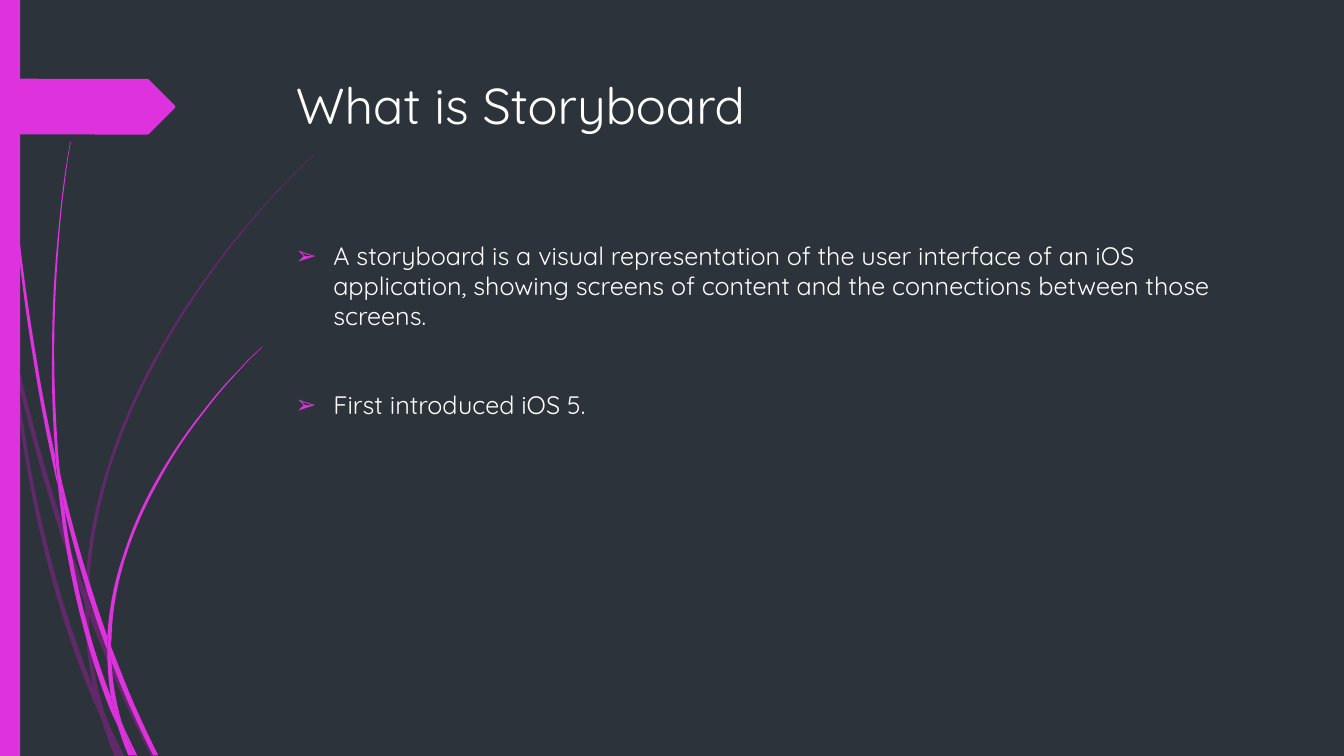
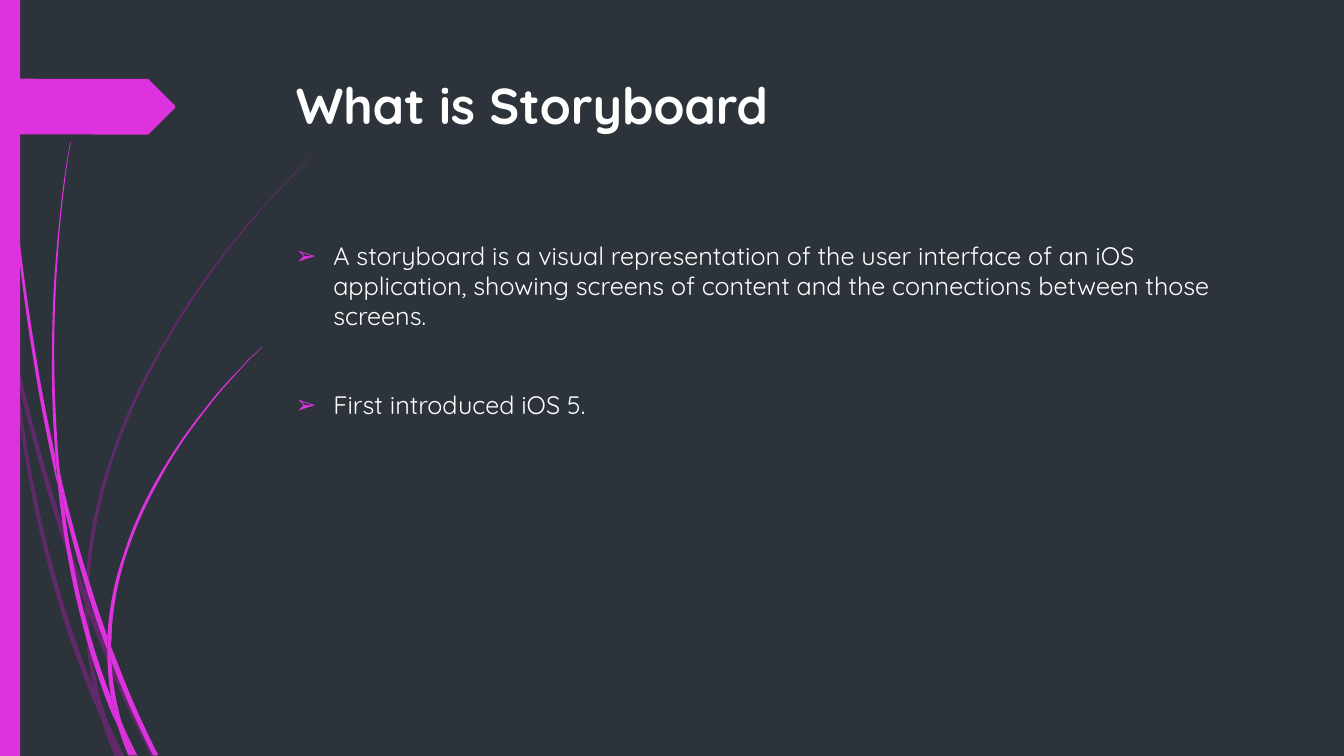
Before and after one commit to duy1998/ios-seminar, a slide deck: slide 8 of ios.pptx. Drawn at 1344x756 pixels with LibreOffice and Linux fonts; fonts in the diff are those of the drawing. Boxes give left, top, right and bottom in pixels: in the first picture for what was removed or moved away, otherwise in the second. Text is boxed around its words. In the diff, an @@ line names an element or a change of style, - is before the commit and + after.

```diff
--- a/ios.pptx
+++ b/ios.pptx
@@ title "What is Storyboard" at [296,86,768,134]: bold on @@
```
Also in this commit, not shown: 7 other slides changed, 2 slides added, 1 other file.
